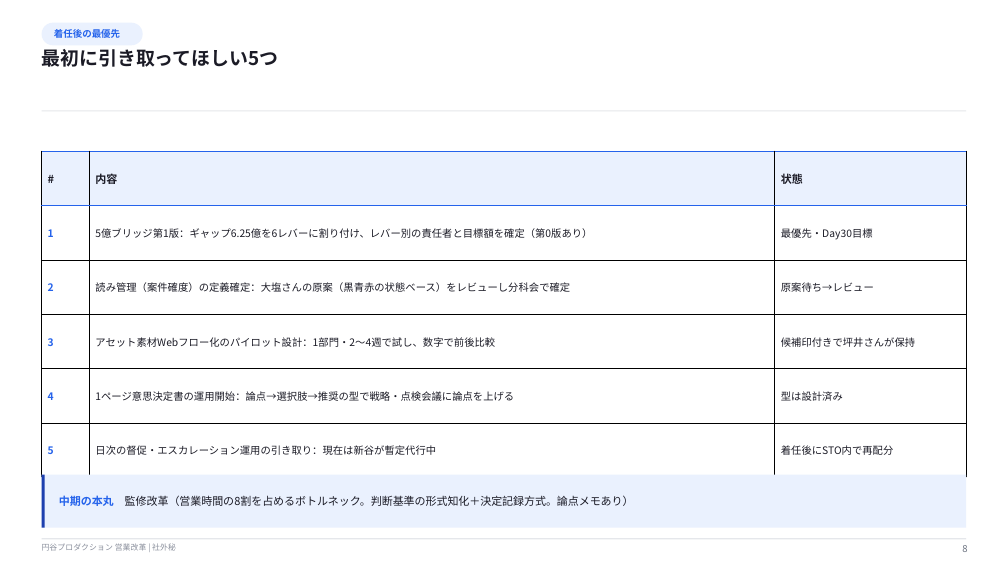
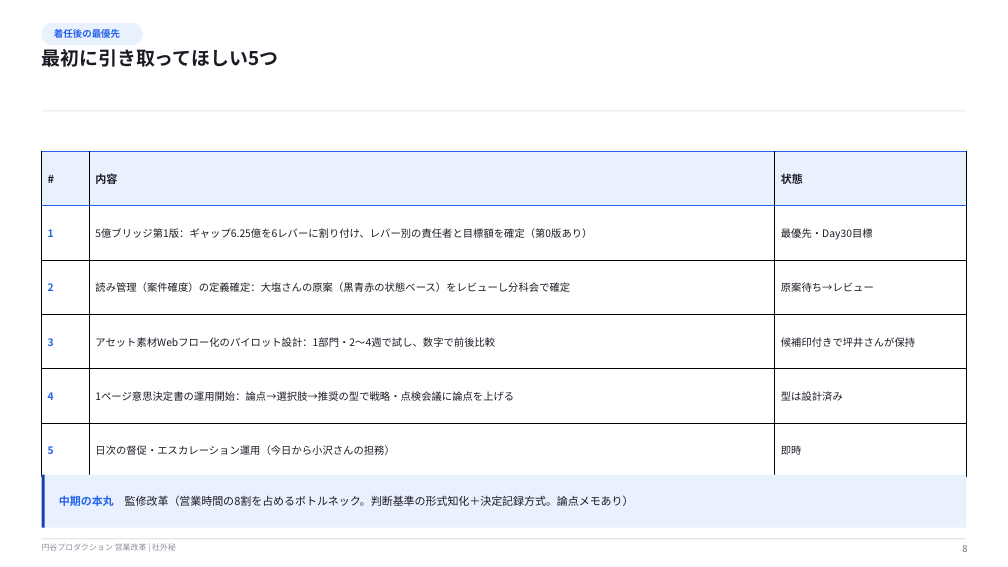
Before and after one commit to hayatoshintani-spe/kessho-lens, a slide deck: slide 8 of docs/営業改革_小沢さん着任ブリーフ.pptx. Drawn at 1008x567 pixels with LibreOffice and Linux fonts; fonts in the diff are those of the drawing. Boxes give left, top, right and bottom in pixels: in the first picture for what was removed or moved away, otherwise in the second. Text is boxed around its words. In the diff, an @@ line names an element or a change of style, - is before the commit and + after.

```diff
--- a/docs/営業改革_小沢さん着任ブリーフ.pptx
+++ b/docs/営業改革_小沢さん着任ブリーフ.pptx
@@ table at [42,151,966,478] @@
-row 6, column 2: 日次の督促・エスカレーション運用の引き取り：現在は新谷が暫定代行中
+row 6, column 2: 日次の督促・エスカレーション運用（今日から小沢さんの担務）
-row 6, column 3: 着任後にSTO内で再配分
+row 6, column 3: 即時
```
Also in this commit, not shown: 2 other slides changed, 3 other files.
